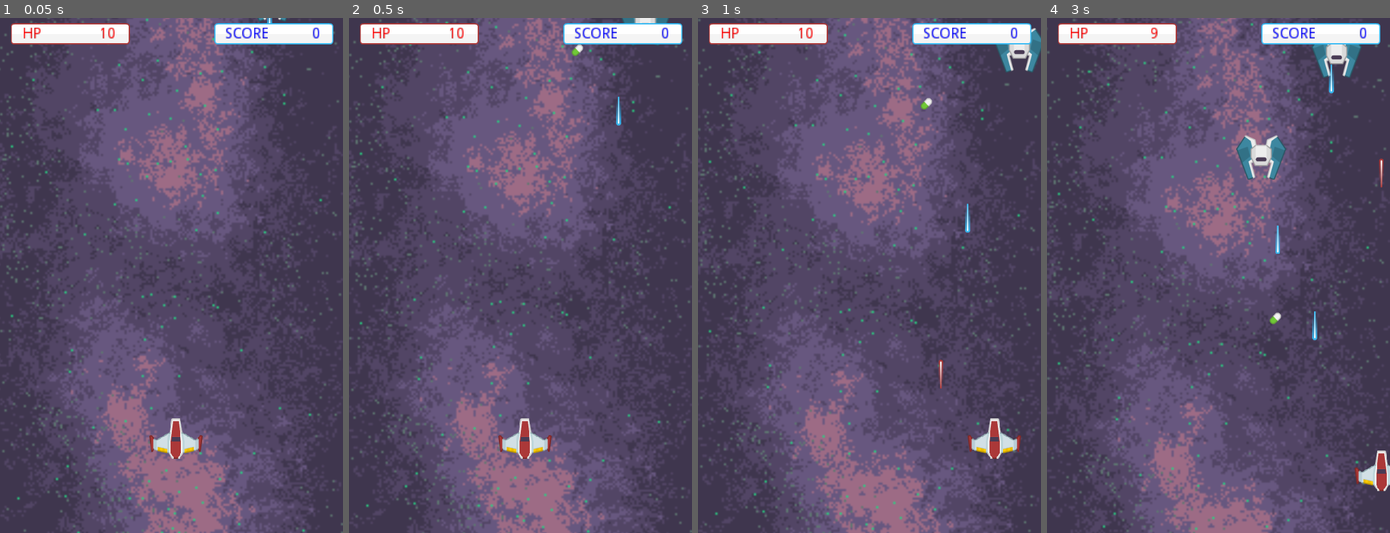
Above: before the commit, frames 1-4 (left to right).
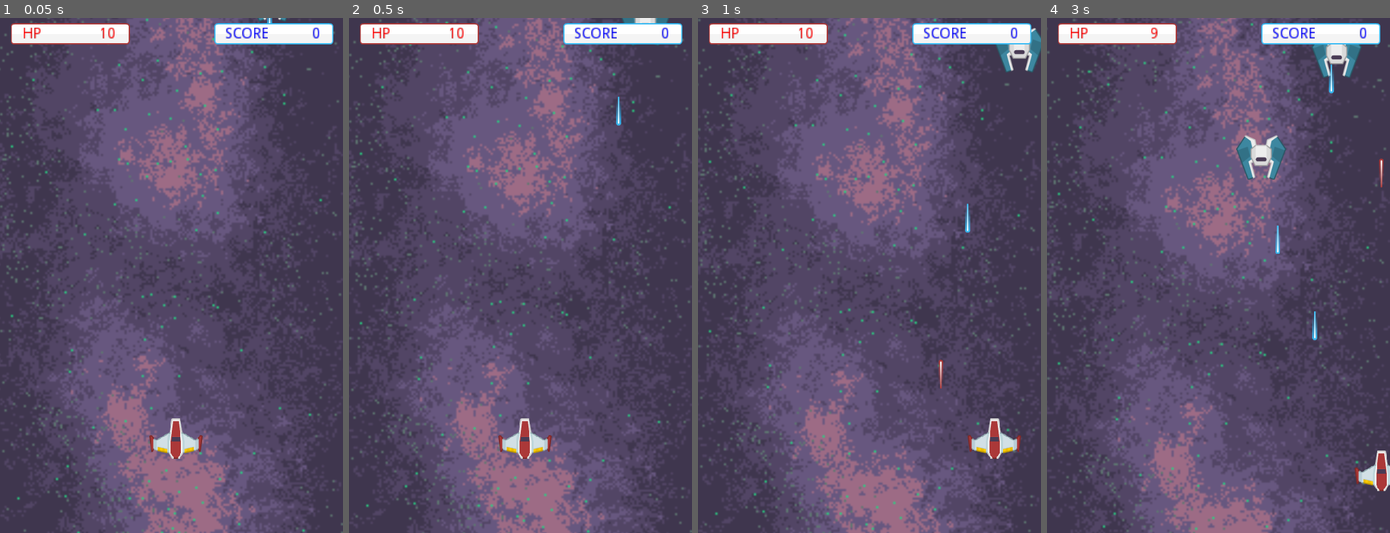
Above: after the commit, the same moments.

Repository: yang-official/super-secret-star-project
Game: Godot game, scene res://levels/demo_level.tscn
Same seed, same stepped clock (60 frames per second), same inputs: the game is played once before the commit and once after it. The project has no main scene, so this scene is started directly.
Inputs (mouse positions are in pixels of both pictures, inside the frame that each line leads up to):
- Up to frame 1 (0.05 s): no input
- Up to frame 2 (0.5 s): no input
- Up to frame 3 (1 s): tap Enter at 0.5 s; move the mouse to (944, 249) at 0.52 s; hold Right (ui_right) from 0.53 s (still down); tap Space at 0.77 s
- Up to frame 4 (3 s): move the mouse to (1149, 301) at 1.27 s; release Right (ui_right) at 1.28 s; hold Down (ui_down) 1.28-2.03 s; tap Space at 1.52 s; move the mouse to (1252, 162) at 2.02 s; hold Right (ui_right) 2.03-2.78 s; move the mouse to (1201, 378) at 2.77 s; hold Up (ui_up) from 2.78 s (still down)

Frame 1 is identical in both runs. In frame 2, less than 0.1% of the frame differs, in the area x 64-69%, y 5-8%; in frame 3, less than 0.1%; in frame 4, less than 0.1%, in the area x 64-69%, y 57-60%.

Commit message:
edited spawning

Diff:
--- a/entities/dialogue/dialogue.gd
+++ b/entities/dialogue/dialogue.gd
@@ -6,8 +6,8 @@
 func _ready():
 	var dialogue = load_dialogue(dialogue_file_path)
 	set_bbcode(dialogue[page]["text"])
-	#set_visible_characters(0)
-	#set_process_input(true)
+	set_visible_characters(0)
+	set_process_input(true)
 
 func load_dialogue(file_path) -> Dictionary:
 	# Parses JSON file and returns it as a dictionary
--- a/entities/dialogue/dialogue_box.tscn
+++ b/entities/dialogue/dialogue_box.tscn
@@ -9,9 +9,9 @@
 font_data = ExtResource( 2 )
 
 [node name="dialogue_box" type="Polygon2D"]
-position = Vector2( 320, 850 )
+position = Vector2( 320, 860 )
 
-[node name="Sprite" type="Sprite" parent="."]
+[node name="dialogueBG" type="Sprite" parent="."]
 scale = Vector2( 2.5, 4 )
 texture = ExtResource( 1 )
 __meta__ = {
@@ -34,4 +34,26 @@
 [node name="Timer" type="Timer" parent="."]
 wait_time = 0.05
 autostart = true
+
+[node name="nameBG" type="Sprite" parent="."]
+position = Vector2( -160, -100 )
+texture = ExtResource( 1 )
+__meta__ = {
+"_edit_group_": true
+}
+
+[node name="name" type="RichTextLabel" parent="."]
+margin_left = -260.0
+margin_top = -110.0
+margin_right = -60.0
+margin_bottom = -85.0
+
+[node name="portrait" type="TextureRect" parent="."]
+margin_left = 40.0
+margin_top = -300.0
+margin_right = 270.0
+margin_bottom = -80.0
+__meta__ = {
+"_edit_group_": true
+}
 [connection signal="timeout" from="Timer" to="dialogue" method="_on_Timer_timeout"]
--- a/entities/enemy/Enemy.gd
+++ b/entities/enemy/Enemy.gd
@@ -6,6 +6,9 @@
 export var HP = 2 setget set_HP
 export var velocity = Vector2()
 const explosion = preload("res://entities/effects/explosion.tscn")
+const drops = [
+	preload("res://entities/powerups/powerup_hp.tscn")
+]
 
 func _ready():
 	set_process(true)
@@ -24,6 +27,9 @@
 	if HP <= 0:
 		create_explosion()
 		get_node("/root/demo_level/HUD/score").score += 5
+		var drop = drops[0].instance()
+		drop.set_position(get_position())
+		#get_node("demo_level").add_child(drop)
 		queue_free()
 	pass
 
--- a/levels/spawn_drops.gd
+++ b/levels/spawn_drops.gd
@@ -7,7 +7,7 @@
 	preload("res://entities/powerups/powerup_hp.tscn")
 ]
 func _ready():
-	spawn()
+#	spawn()
 	pass
 
 func spawn():
